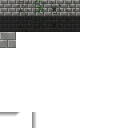
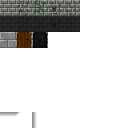
Layers edited between the first and the second 128x128 image:
painted on "Vložená vrstva" over [33, 32, 47, 48]
painted on "Pozadí" over [16, 32, 48, 48]
